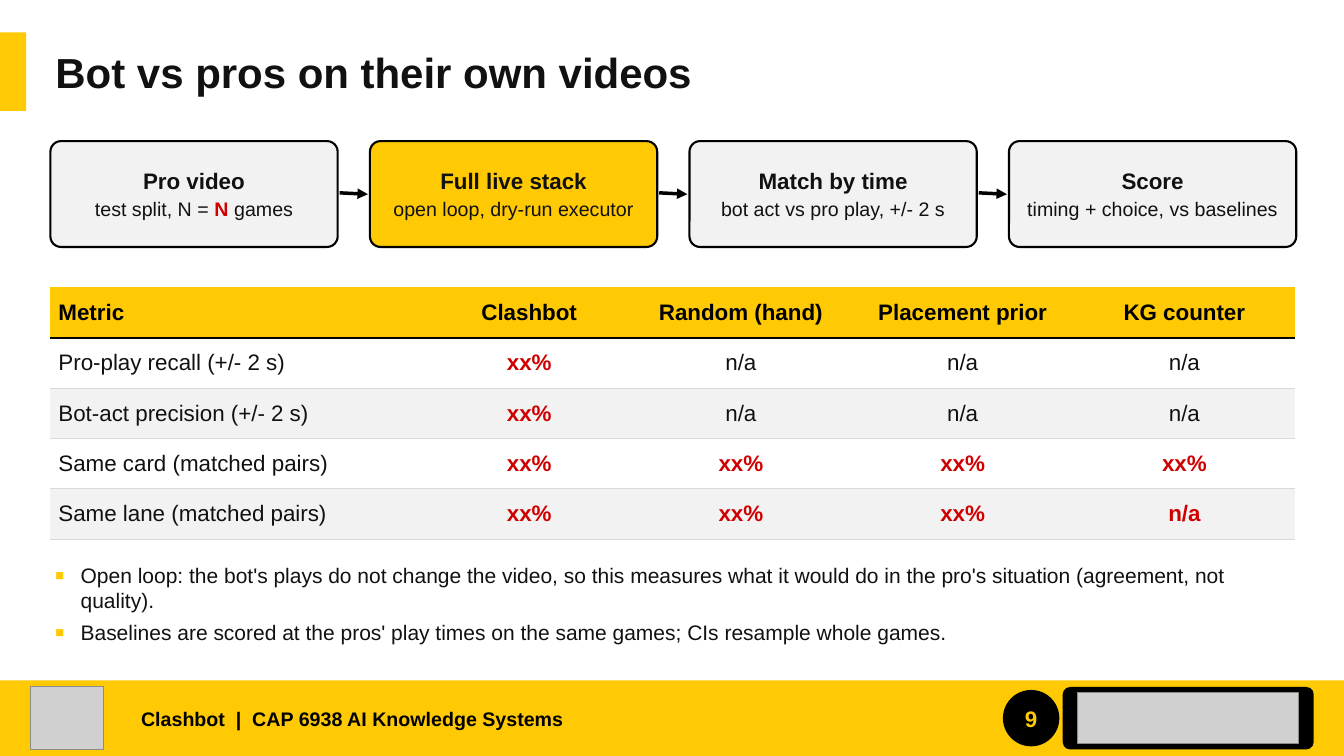
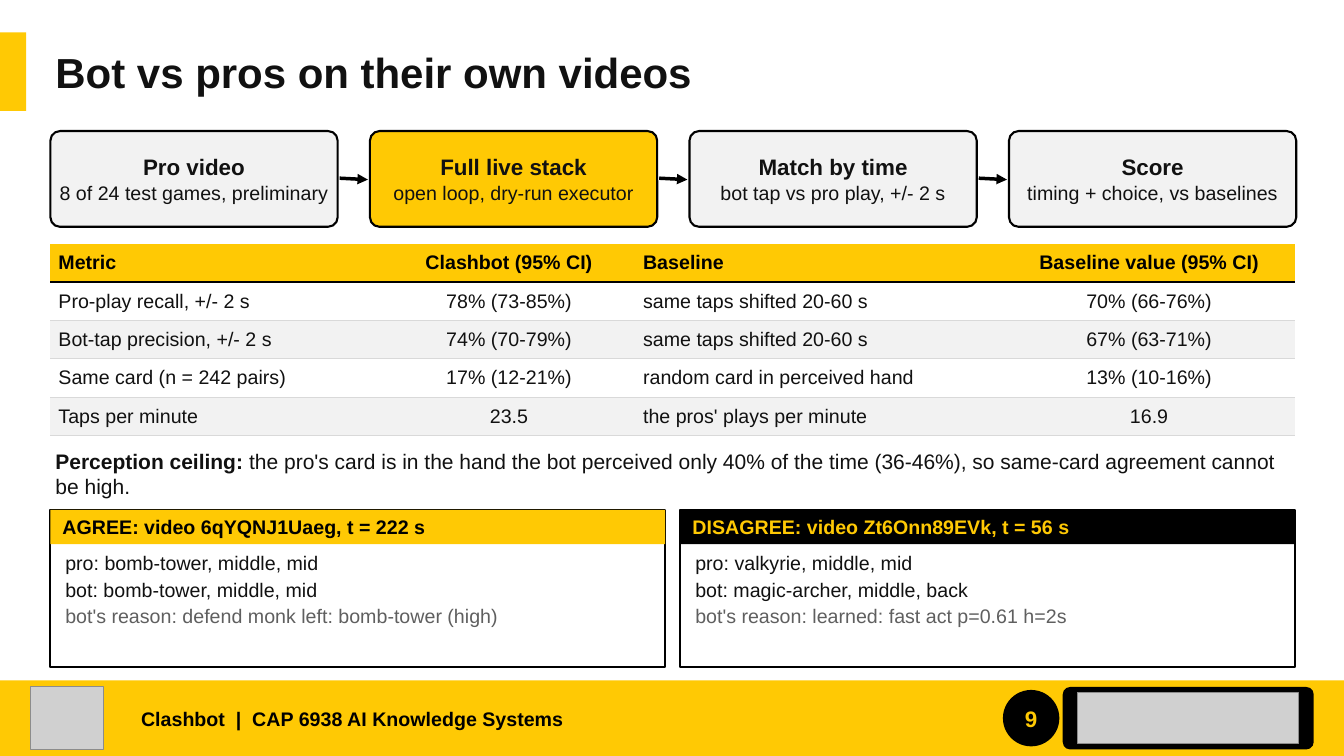
Before and after one commit to JylerTackson/clashBot, a slide deck: slide 9 of docs/report/slides/clashbot_showcase.pptx. Drawn at 1344x756 pixels with LibreOffice and Linux fonts; fonts in the diff are those of the drawing; grey boxes stand for pictures. Boxes give left, top, right and bottom in pixels: in the first picture for what was removed or moved away, otherwise in the second. Text is boxed around its words. In the diff, an @@ line names an element or a change of style, - is before the commit and + after.

```diff
--- a/docs/report/slides/clashbot_showcase.pptx
+++ b/docs/report/slides/clashbot_showcase.pptx
@@ rounded rectangle "Pro video": place and size @@
-rounded rectangle "Pro video" at [50,141,338,247]
+rounded rectangle "Pro video" at [50,131,338,227]
@@ rounded rectangle "Full live stack": place and size @@
-rounded rectangle "Full live stack" at [370,141,657,247]
+rounded rectangle "Full live stack" at [370,131,657,227]
@@ rounded rectangle "Match by time": place and size @@
-rounded rectangle "Match by time" at [690,141,977,247]
+rounded rectangle "Match by time" at [690,131,977,227]
@@ rounded rectangle "Score": place and size @@
-rounded rectangle "Score" at [1009,141,1297,247]
+rounded rectangle "Score" at [1009,131,1297,227]
@@ text in rounded rectangle at [143,158,244,176]: less space between paragraphs @@
@@ text in rounded rectangle at [440,158,587,176]: less space between paragraphs @@
@@ text in rounded rectangle at [759,158,908,180]: less space between paragraphs @@
@@ 3 arrows: place and size @@
-3 arrows at [340,193,1007,195]
+3 arrows at [340,178,1007,179]
@@ text in rounded rectangle at [1122,159,1184,176]: less space between paragraphs @@
@@ text in rounded rectangle at [60,185,328,204]: text changed @@
-test split, N = N games
+8 of 24 test games, preliminary
@@ text in rounded rectangle at [720,185,945,204]: text changed @@
-bot act vs pro play, +/- 2 s
+bot tap vs pro play, +/- 2 s
@@ table at [50,244,1296,436] @@
-column 1: Metric | Pro-play recall (+/- 2 s) | Bot-act precision (+/- 2 s) | Same card (matched pairs) | Same lane (matched pairs)
-column 2: Clashbot | xx% | xx% | xx% | xx%
-column 3: Random (hand) | n/a | n/a | xx% | xx%
-column 4: Placement prior | n/a | n/a | xx% | xx%
-column 5: KG counter | n/a | n/a | xx% | n/a
+column 1: Metric | Pro-play recall, +/- 2 s | Bot-tap precision, +/- 2 s | Same card (n = 242 pairs) | Taps per minute
+column 2: Clashbot (95% CI) | 78% (73-85%) | 74% (70-79%) | 17% (12-21%) | 23.5
+column 3: Baseline | same taps shifted 20-60 s | same taps shifted 20-60 s | random card in perceived hand | the pros' plays per minute
+column 4: Baseline value (95% CI) | 70% (66-76%) | 67% (63-71%) | 13% (10-16%) | 16.9
@@ table: place and size @@
-table at [50,287,1296,539]
+table at [50,244,1296,436]
@@ text at [55,453,1275,499]: text changed @@
-■ Open loop: the bot's plays do not change the video, so this measures what it would do in the pro's situation (agreement, not quality).
-■ Baselines are scored at the pros' play times on the same games; CIs resample whole games.
+Perception ceiling: the pro's card is in the hand the bot perceived only 40% of the time (36-46%), so same-card agreement cannot be high.
@@ rectangle added at [50,510,665,667], fill #FFFFFF, outline #000000 1.5 pt @@
@@ rectangle added at [50,510,665,544], fill #FFC904 @@
@@ text added at [62,519,425,538], 14 pt, text #000000, bold @@
+AGREE: video 6qYQNJ1Uaeg, t = 222 s
@@ rectangle added at [681,510,1296,667], fill #FFFFFF, outline #000000 1.5 pt @@
@@ rectangle added at [681,510,1296,544], fill #000000 @@
@@ text added at [692,519,1069,537], 14 pt, text #FFC904, bold @@
+DISAGREE: video Zt6Onn89EVk, t = 56 s
@@ text added at [65,555,497,627], 14 pt, text #111111 @@
+pro: bomb-tower, middle, mid
+bot: bomb-tower, middle, mid
+bot's reason: defend monk left: bomb-tower (high)
@@ text added at [695,555,1066,627], 14 pt, text #111111 @@
+pro: valkyrie, middle, mid
+bot: magic-archer, middle, back
+bot's reason: learned: fast act p=0.61 h=2s
```
Also in this commit, not shown: 6 other slides changed, 6 other files.
